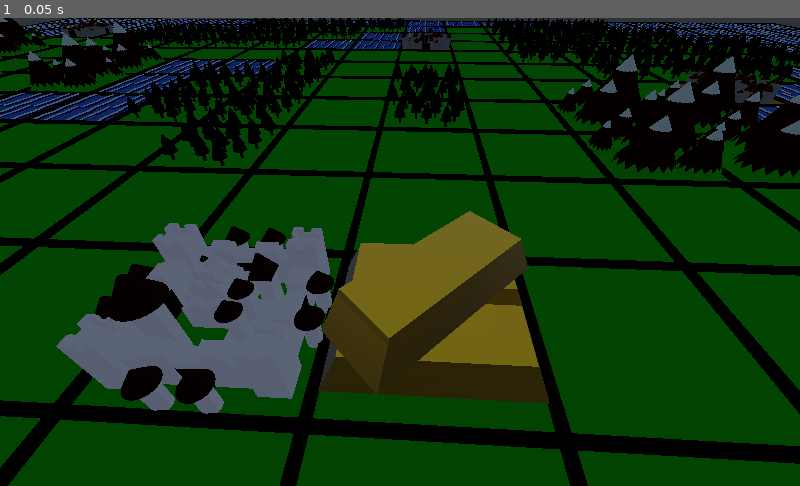
Above: before the commit, frame 1.
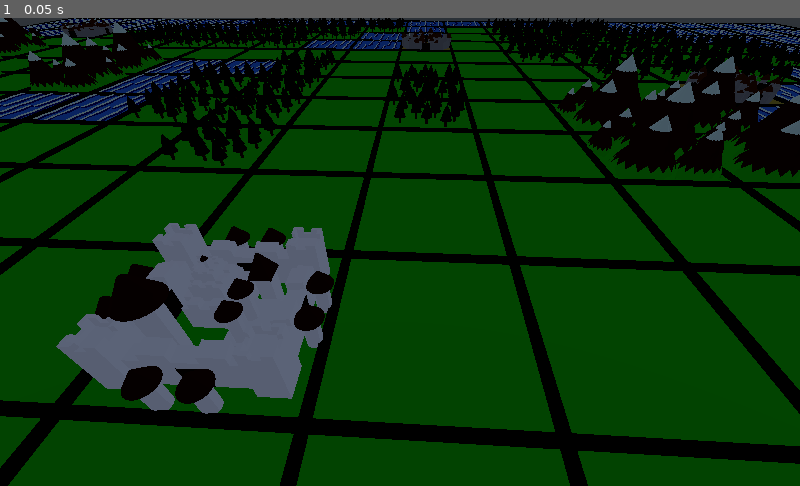
Above: after the commit, the same moment.

Repository: gamkedo-la/merchants-of-mie
Game: Godot game, scene res://ResourceGenerator.tscn
Two runs of this game, one before a commit and one after it. Both use one fixed random seed, a clock stepped at 60 frames per second and the inputs below. This scene is started directly instead of the project's main scene.
Inputs:
- Up to frame 1 (0.05 s): no input

The runs differ from the first frame. In frame 1, 8.6% of the frame differs, in the area x 39-69%, y 41-83%.

Commit message:
Resource Generator can spawn each object based on a bool

Diff:
--- a/ResourceGenerator.tscn
+++ b/ResourceGenerator.tscn
@@ -10,7 +10,6 @@
 [node name="ResourceSpot" type="Spatial" parent="."]
 transform = Transform( 1, 0, 0, 0, 1, 0, 0, 0, 1, 0.5, 0.0361031, 0.5 )
 script = ExtResource( 1 )
-resource_Name = " gold"
 
 [node name="Camera" type="Camera" parent="."]
 transform = Transform( 0.998491, -0.0363138, 0.0411929, 0, 0.750135, 0.661285, -0.054914, -0.660287, 0.749003, 0.403065, 1.3751, 1.50485 )
--- a/ResourceSpot.gd
+++ b/ResourceSpot.gd
@@ -1,8 +1,29 @@
 extends Node
 
-export var resource_Name = ""
+export var can_spawn_coffee = false
+export var can_spawn_fish = false
+export var can_spawn_gold = false
+export var can_spawn_grapes = false
+export var can_spawn_incense = false
 
 func _ready():
-	var scene = load("res://Tiles//ResourceScenes/Resource-Gold.tscn")
-	var resource = scene.instance()
-	add_child(resource)
+	if can_spawn_coffee:
+		var scene = load("res://Tiles//ResourceScenes/Resource-Coffee.tscn")
+		var resource = scene.instance()
+		add_child(resource)
+	if can_spawn_fish:
+		var scene = load("res://Tiles//ResourceScenes/Resource-Fish.tscn")
+		var resource = scene.instance()
+		add_child(resource)
+	if can_spawn_gold:
+		var scene = load("res://Tiles//ResourceScenes/Resource-Gold.tscn")
+		var resource = scene.instance()
+		add_child(resource)
+	if can_spawn_grapes:
+		var scene = load("res://Tiles//ResourceScenes/Resource-Grapes.tscn")
+		var resource = scene.instance()
+		add_child(resource)
+	if can_spawn_incense:
+		var scene = load("res://Tiles//ResourceScenes/Resource-Incense.tscn")
+		var resource = scene.instance()
+		add_child(resource)
